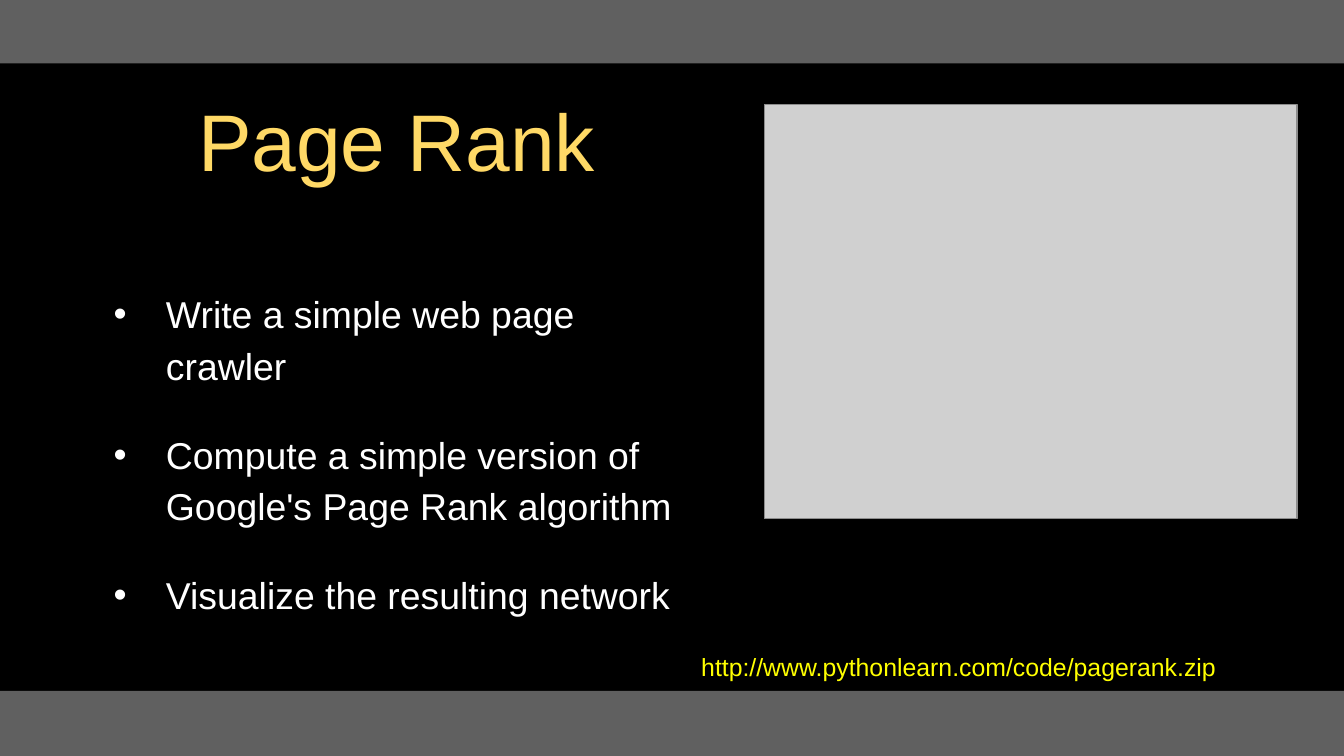
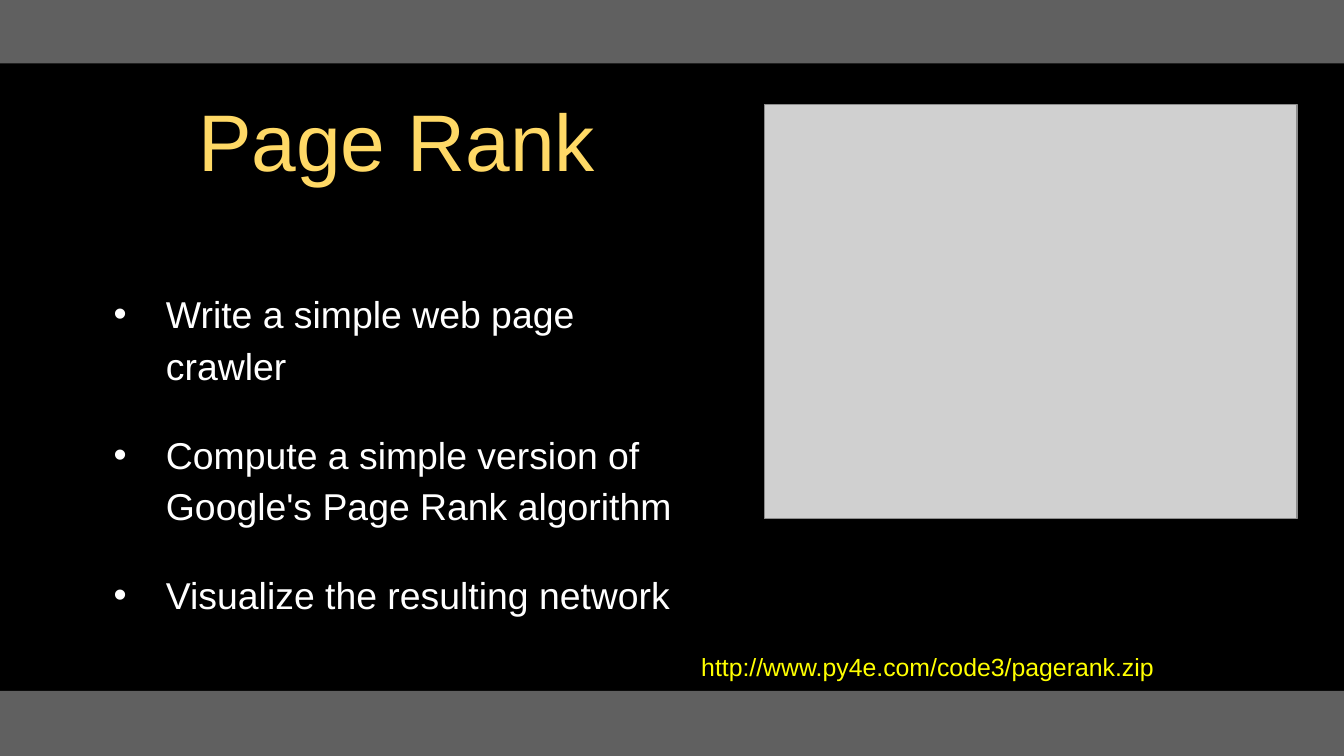
Before and after one commit to csev/py4e, a slide deck: slide 7 of lectures3/Pythonlearn-16-Data-Viz.pptx. Drawn at 1344x756 pixels with LibreOffice and Linux fonts; fonts in the diff are those of the drawing; grey boxes stand for pictures. Boxes give left, top, right and bottom in pixels: in the first picture for what was removed or moved away, otherwise in the second. Text is boxed around its words. In the diff, an @@ line names an element or a change of style, - is before the commit and + after.

```diff
--- a/lectures3/Pythonlearn-16-Data-Viz.pptx
+++ b/lectures3/Pythonlearn-16-Data-Viz.pptx
@@ text at (701, 658, 1153, 681): text changed @@
-http://www.pythonlearn.com/code/pagerank.zip
+http://www.py4e.com/code3/pagerank.zip
```
Also in this commit, not shown: 6 other slides changed, 1 other file.
